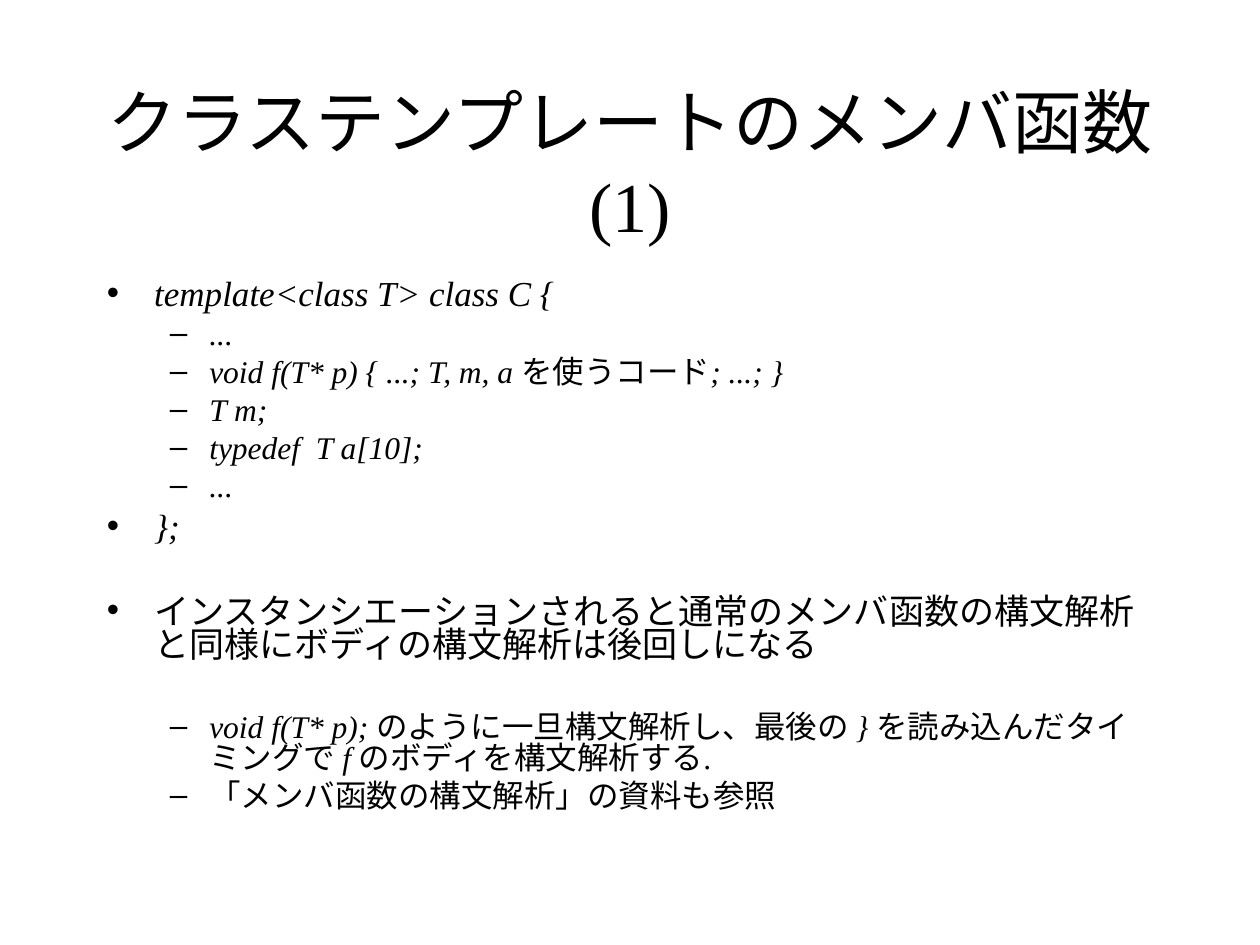
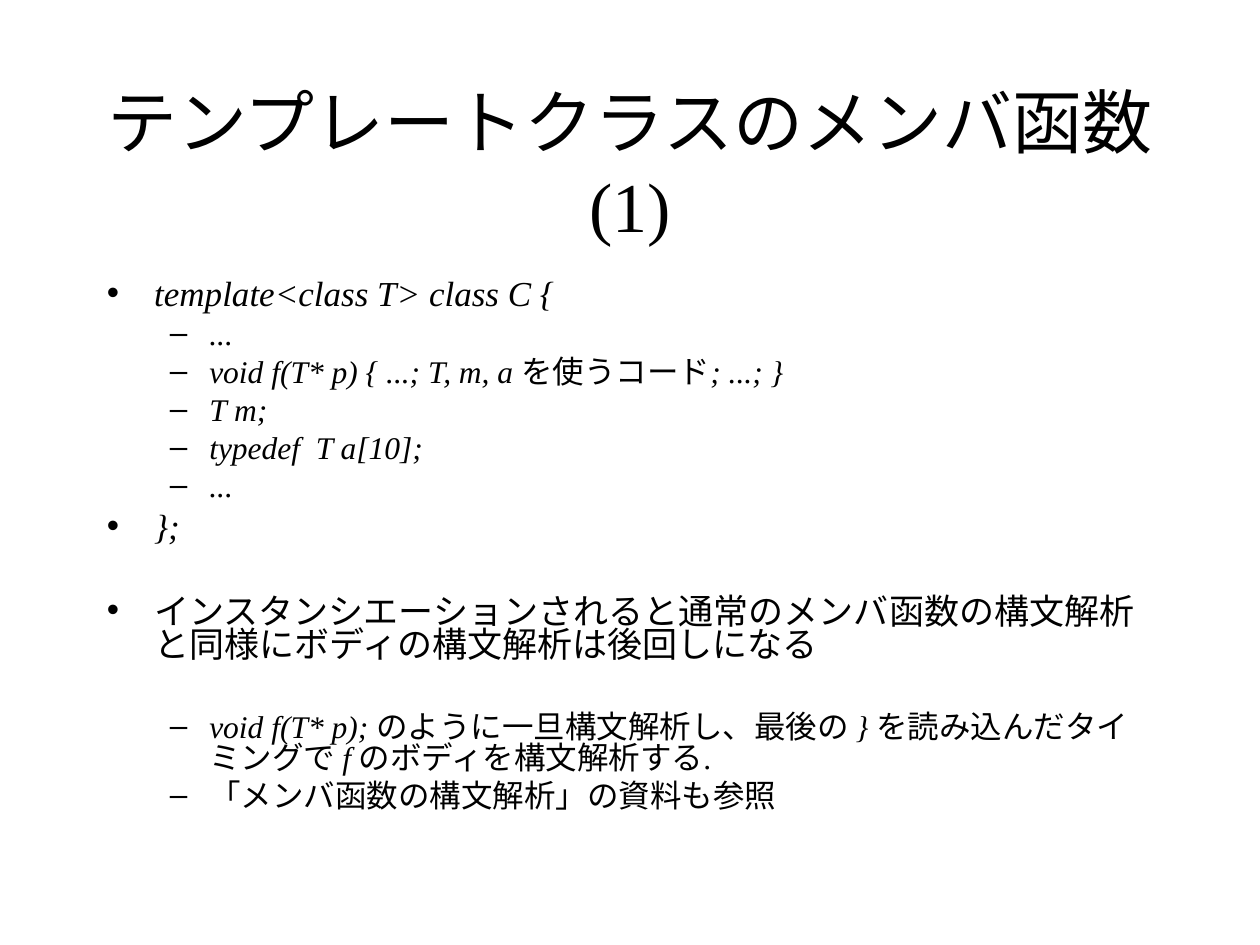
Before and after one commit to KeiHasegawa/cxx_doc, a slide deck: slide 6 of 14_template_parse.ppt. Drawn at 1260x945 pixels with LibreOffice and Linux fonts; fonts in the diff are those of the drawing. Boxes give left, top, right and bottom in pixels: in the first picture for what was removed or moved away, otherwise in the second. Text is boxed around its words. In the diff, an @@ line names an element or a change of style, - is before the commit and + after.

```diff
--- a/14_template_parse.ppt
+++ b/14_template_parse.ppt
@@ title at [107, 89, 1152, 245]: text changed @@
-クラステンプレートのメンバ函数(1)
+テンプレートクラスのメンバ函数(1)
```
Also in this commit, not shown: 3 other slides changed, 3 other files.
